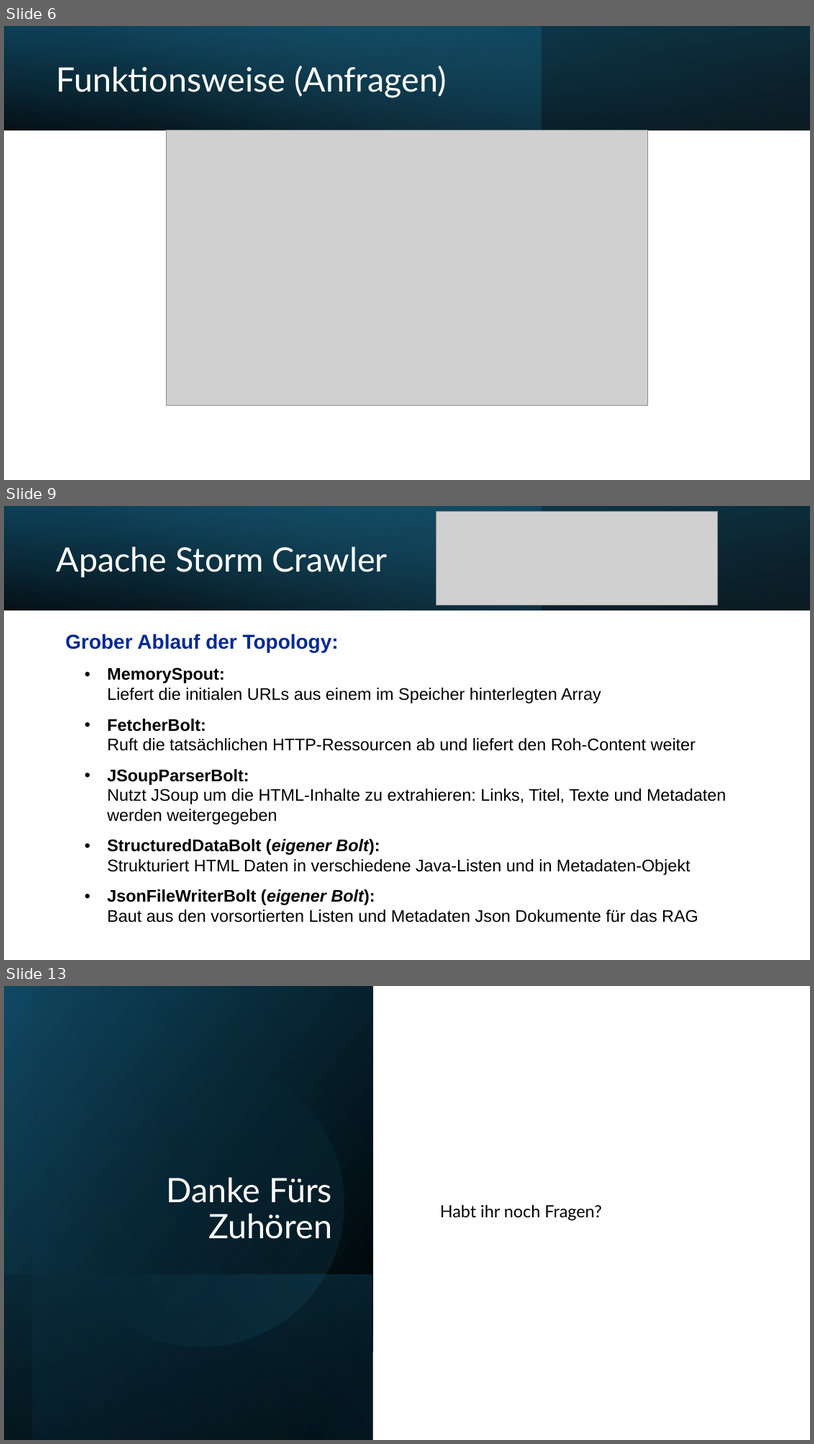
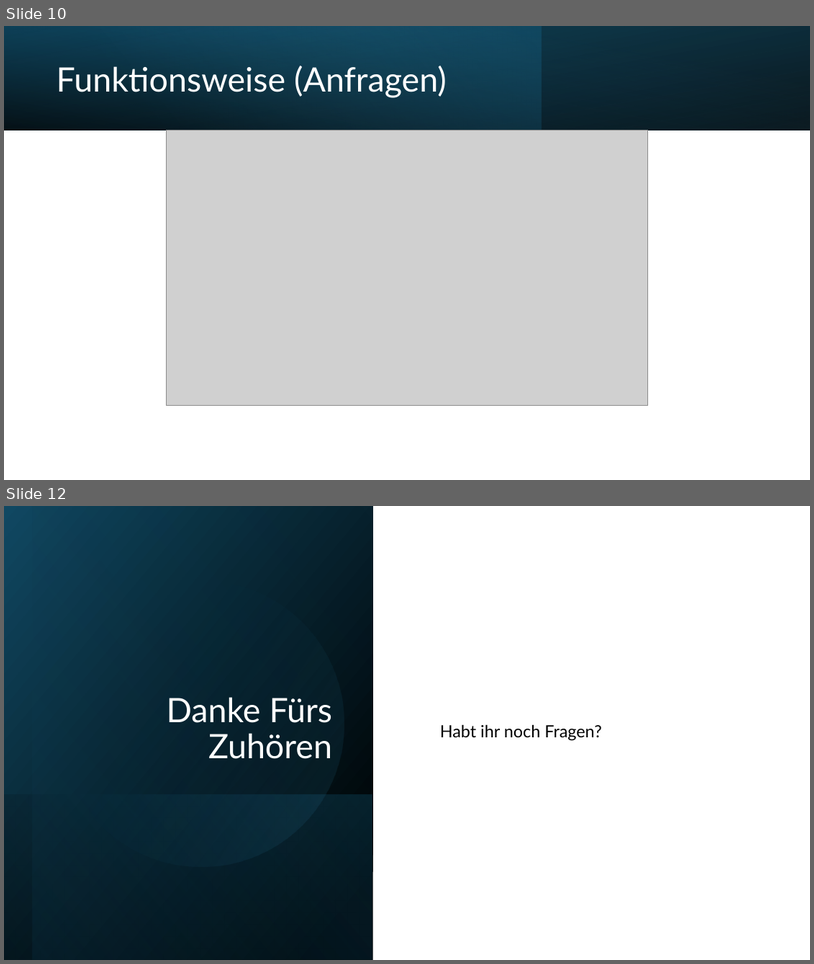
Before and after one commit to lroskn/praesi, a slide deck: Endergebnis.pptx. Shown one above the other, each under a label of ours: slides 6, 9 and 13 before the commit, slides 10 and 12 after it; the slides between them are not shown. The pictures are 814x1444 and 814x964 pixels, drawn with LibreOffice and Linux fonts; fonts in the diff are those of the drawing; grey boxes stand for pictures. Boxes give left, top, right and bottom in pixels: in the first picture for what was removed or moved away, otherwise in the second. Text is boxed around its words. In the diff, an @@ line names an element or a change of style, - is before the commit and + after.

```diff
--- a/Endergebnis.pptx
+++ b/Endergebnis.pptx
@@ slide 9 removed at (4, 506, 810, 960), background #FFFFFF @@
@@ rectangle removed at (4, 506, 810, 610) @@
@@ rectangle removed at (4, 506, 542, 610) @@
@@ rectangle removed at (4, 506, 810, 610) @@
@@ picture removed at (437, 512, 718, 605) @@
@@ title removed at (57, 546, 388, 577) @@
-Apache Storm Crawler
@@ text removed at (65, 633, 726, 922) @@
-    Grober Ablauf der Topology:
-      • MemorySpout:
-        Liefert die initialen URLs aus einem im Speicher hinterlegten Array
-      • FetcherBolt:
-        Ruft die tatsächlichen HTTP-Ressourcen ab und liefert den Roh-Content weiter
-      • JSoupParserBolt:
-        Nutzt JSoup um die HTML-Inhalte zu extrahieren: Links, Titel, Texte und Metadaten werden weitergegeben
-      • StructuredDataBolt (eigener Bolt):
-        Strukturiert HTML Daten in verschiedene Java-Listen und in Metadaten-Objekt
-      • JsonFileWriterBolt (eigener Bolt):
-        Baut aus den vorsortierten Listen und Metadaten Json Dokumente für das RAG
@@ what was slide 6 is now slide 10 @@
@@ what was slide 13 is now slide 12 @@
```
Also in this commit, not shown: 1 slide changed, 4 slides added, 4 other slides removed, 2 other files.
